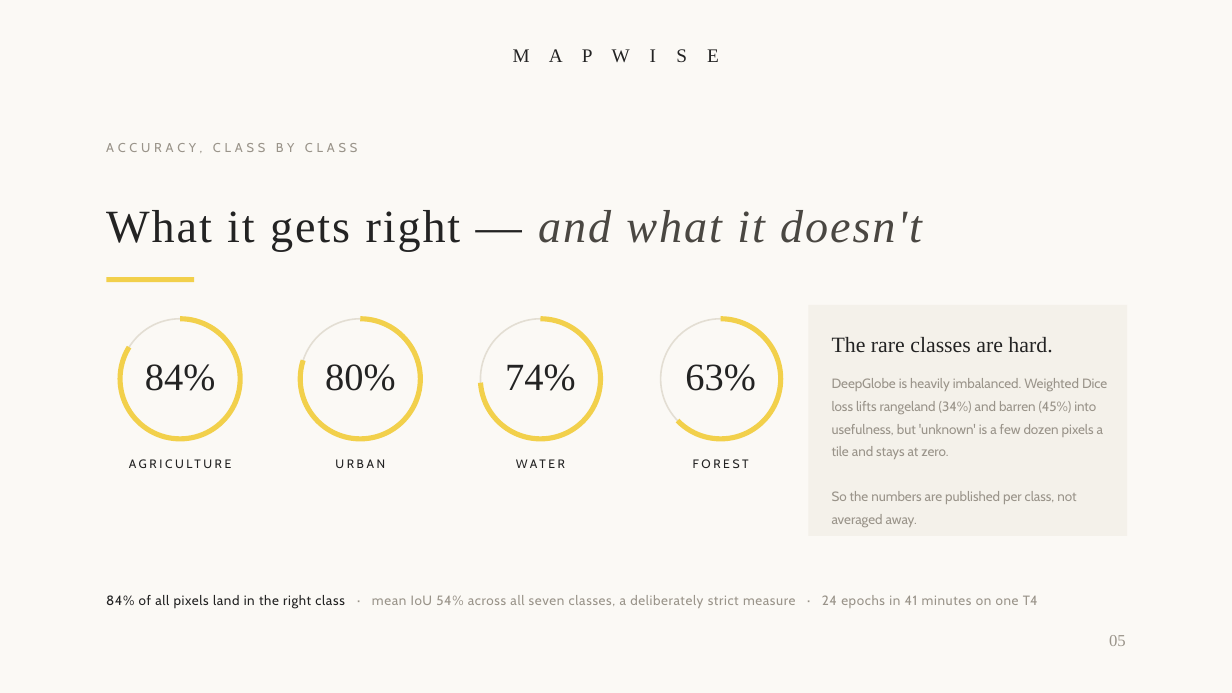
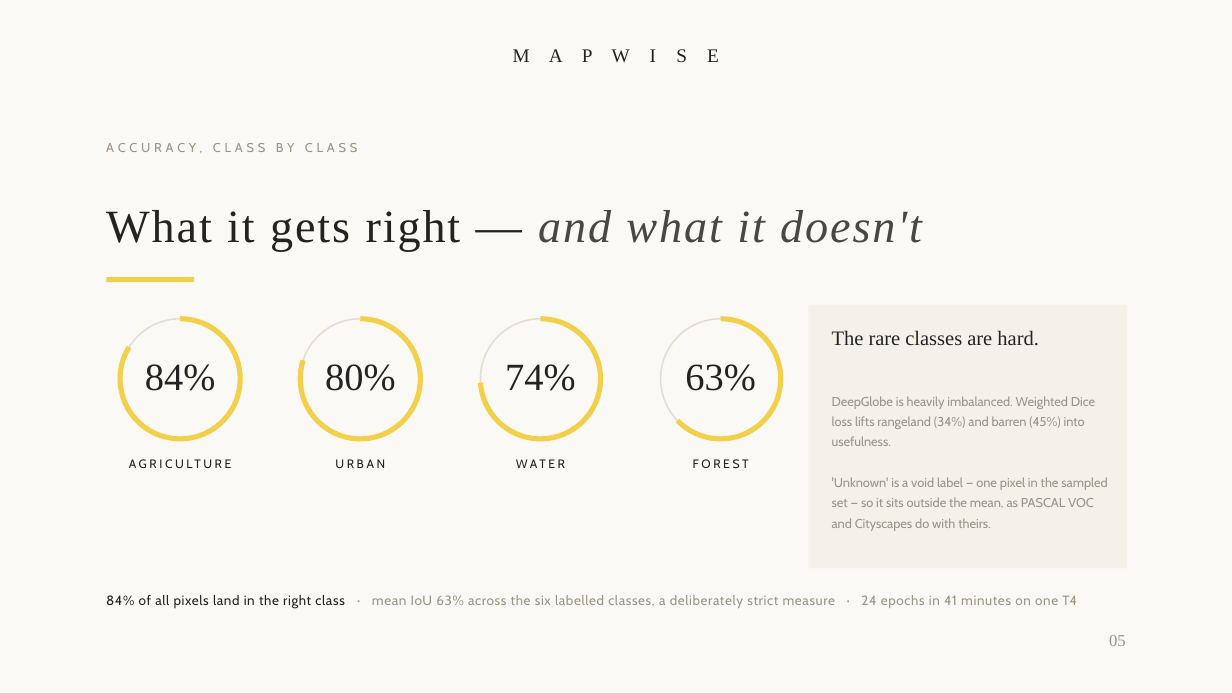
Before and after one commit to Priyanshu-Singh-git/mapwise, a slide deck: slide 5 of presentation/mapwise_deck.pptx. Drawn at 1232x693 pixels with LibreOffice and Linux fonts; fonts in the diff are those of the drawing. Boxes give left, top, right and bottom in pixels: in the first picture for what was removed or moved away, otherwise in the second. Text is boxed around its words. In the diff, an @@ line names an element or a change of style, - is before the commit and + after.

```diff
--- a/presentation/mapwise_deck.pptx
+++ b/presentation/mapwise_deck.pptx
@@ rectangle: place and size @@
-rectangle at box(809, 305, 1128, 536)
+rectangle at box(809, 305, 1128, 568)
@@ text "The rare classes are hard." at box(832, 330, 1039, 346): size 17 to 16 pt @@
@@ text at box(832, 396, 1107, 531): text changed; size 10.5 to 10 pt @@
-DeepGlobe is heavily imbalanced. Weighted Dice loss lifts rangeland (34%) and barren (45%) into usefulness, but 'unknown' is a few dozen pixels a tile and stays at zero.
-So the numbers are published per class, not averaged away.
+DeepGlobe is heavily imbalanced. Weighted Dice loss lifts rangeland (34%) and barren (45%) into usefulness.
+'Unknown' is a void label — one pixel in the sampled set — so it sits outside the mean, as PASCAL VOC and Cityscapes do with theirs.
@@ text at box(106, 595, 1077, 609): text changed @@
-84% of all pixels land in the right class · mean IoU 54% across all seven classes, a deliberately strict measure · 24 epochs in 41 minutes on one T4
+84% of all pixels land in the right class · mean IoU 63% across the six labelled classes, a deliberately strict measure · 24 epochs in 41 minutes on one T4
```
Also in this commit, not shown: 1 other slide changed, 11 other files.
